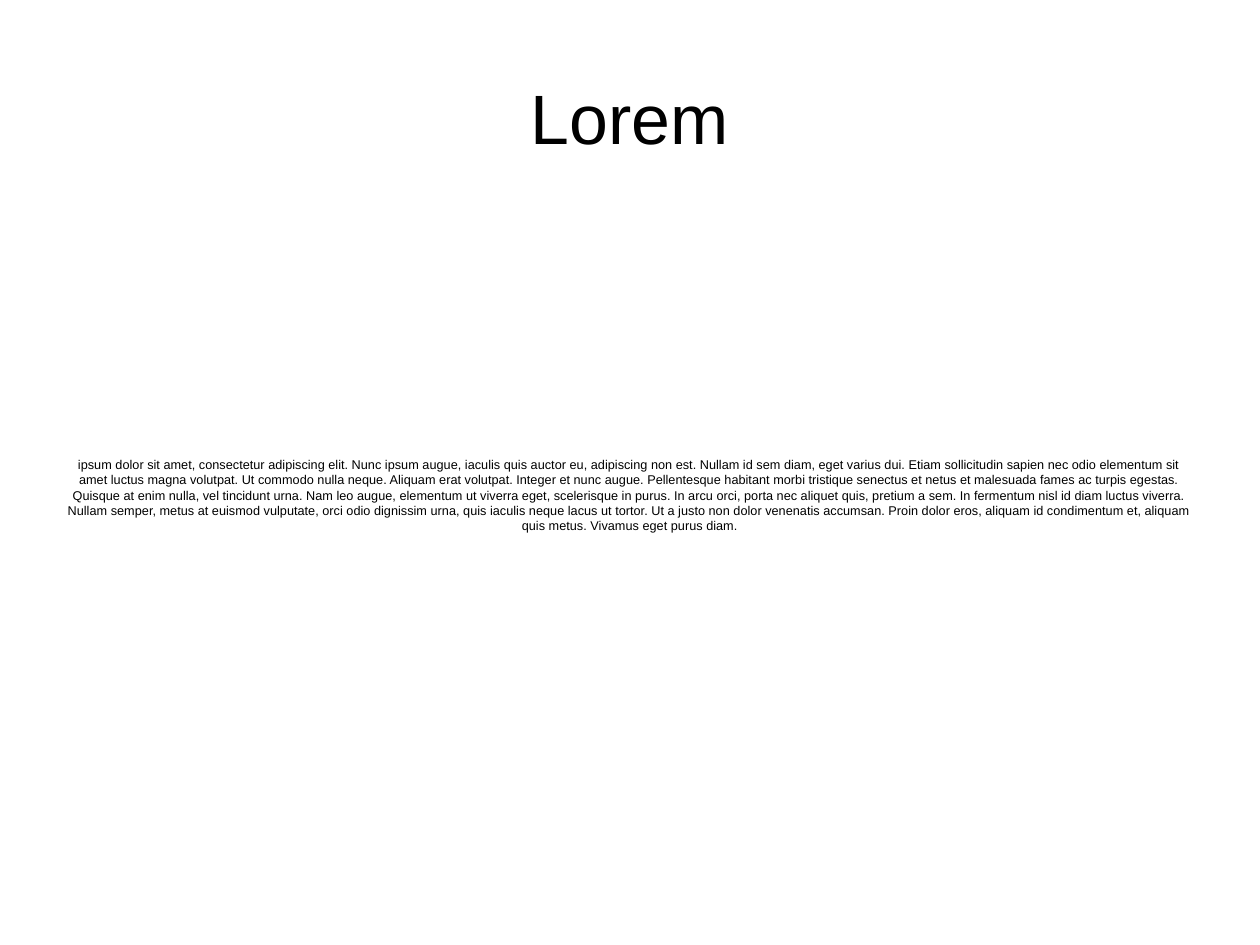
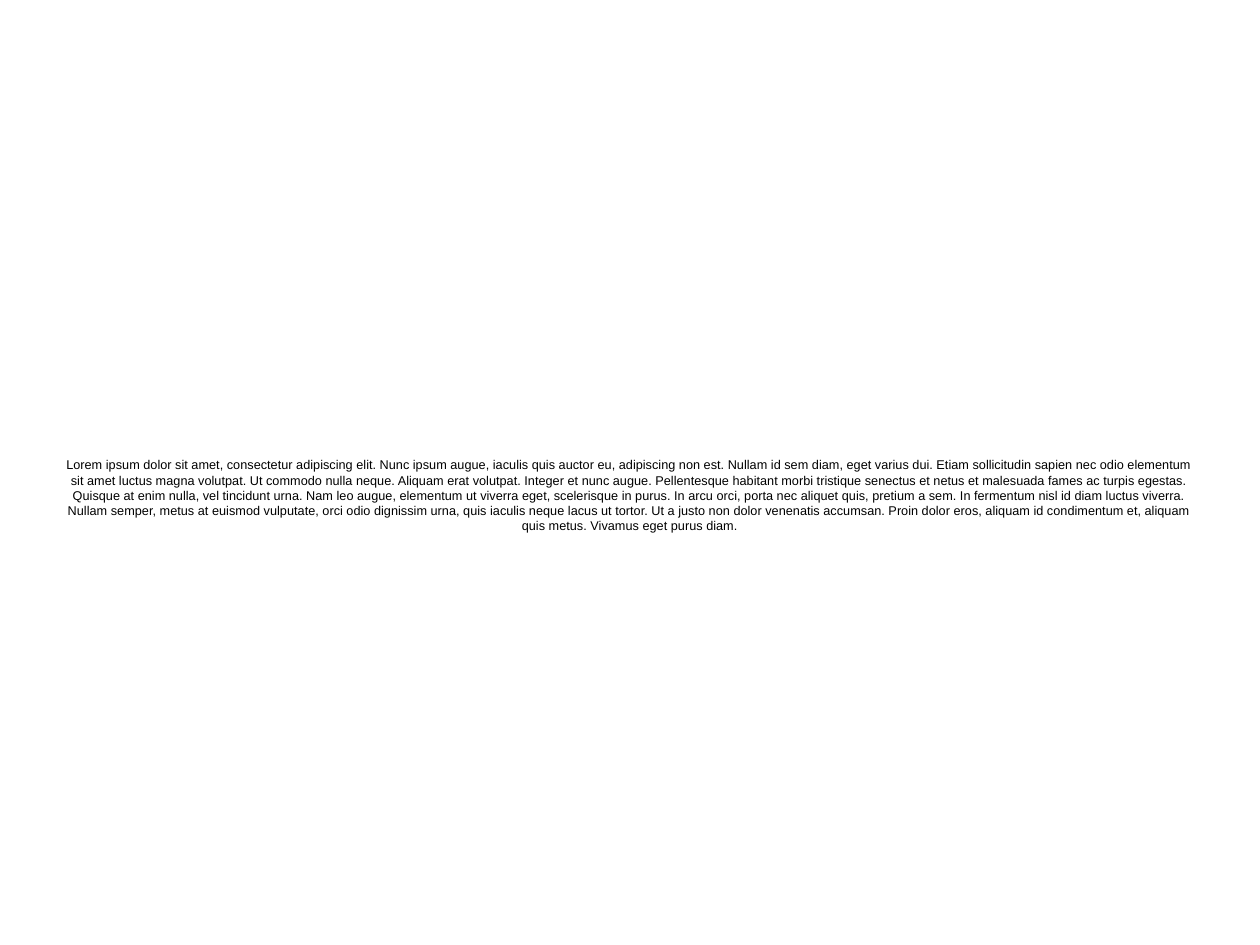
Before and after one commit to btimby/fulltext, a slide deck: slide 1 of files/test.pptx. Drawn at 1260x945 pixels with LibreOffice and Linux fonts; fonts in the diff are those of the drawing. Boxes give left, top, right and bottom in pixels: in the first picture for what was removed or moved away, otherwise in the second. Text is boxed around its words. In the diff, an @@ line names an element or a change of style, - is before the commit and + after.

```diff
--- a/files/test.pptx
+++ b/files/test.pptx
@@ text removed at (531, 96, 729, 145) @@
-Lorem
@@ text at (66, 459, 1190, 533): text changed @@
-ipsum dolor sit amet, consectetur adipiscing elit. Nunc ipsum augue, iaculis quis auctor eu, adipiscing non est. Nullam id sem diam, eget varius dui. Etiam sollicitudin sapien nec odio elementum sit amet luctus magna volutpat. Ut commodo nulla neque. Aliquam erat volutpat. Integer et nunc augue. Pellentesque habitant morbi tristique senectus et netus et malesuada fames ac turpis egestas. Quisque at enim nulla, vel tincidunt urna. Nam leo augue, elementum ut viverra eget, scelerisque in purus. In arcu orci, porta nec aliquet quis, pretium a sem. In fermentum nisl id diam luctus viverra. Nullam semper, metus at euismod vulputate, orci odio dignissim urna, quis iaculis neque lacus ut tortor. Ut a justo non dolor venenatis accumsan. Proin dolor eros, aliquam id condimentum et, aliquam quis metus. Vivamus eget purus diam.
+Lorem ipsum dolor sit amet, consectetur adipiscing elit. Nunc ipsum augue, iaculis quis auctor eu, adipiscing non est. Nullam id sem diam, eget varius dui. Etiam sollicitudin sapien nec odio elementum sit amet luctus magna volutpat. Ut commodo nulla neque. Aliquam erat volutpat. Integer et nunc augue. Pellentesque habitant morbi tristique senectus et netus et malesuada fames ac turpis egestas. Quisque at enim nulla, vel tincidunt urna. Nam leo augue, elementum ut viverra eget, scelerisque in purus. In arcu orci, porta nec aliquet quis, pretium a sem. In fermentum nisl id diam luctus viverra. Nullam semper, metus at euismod vulputate, orci odio dignissim urna, quis iaculis neque lacus ut tortor. Ut a justo non dolor venenatis accumsan. Proin dolor eros, aliquam id condimentum et, aliquam quis metus. Vivamus eget purus diam.
```
Also in this commit, not shown: 7 other files.
